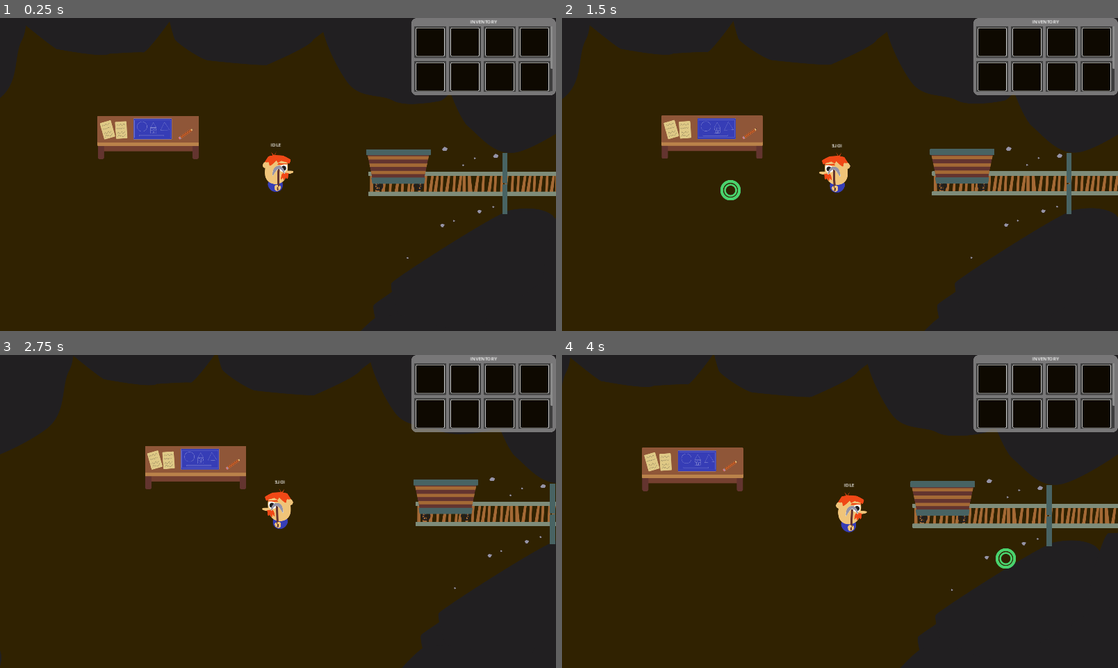
Above: before the commit, frames 1-4 (two rows, left to right).
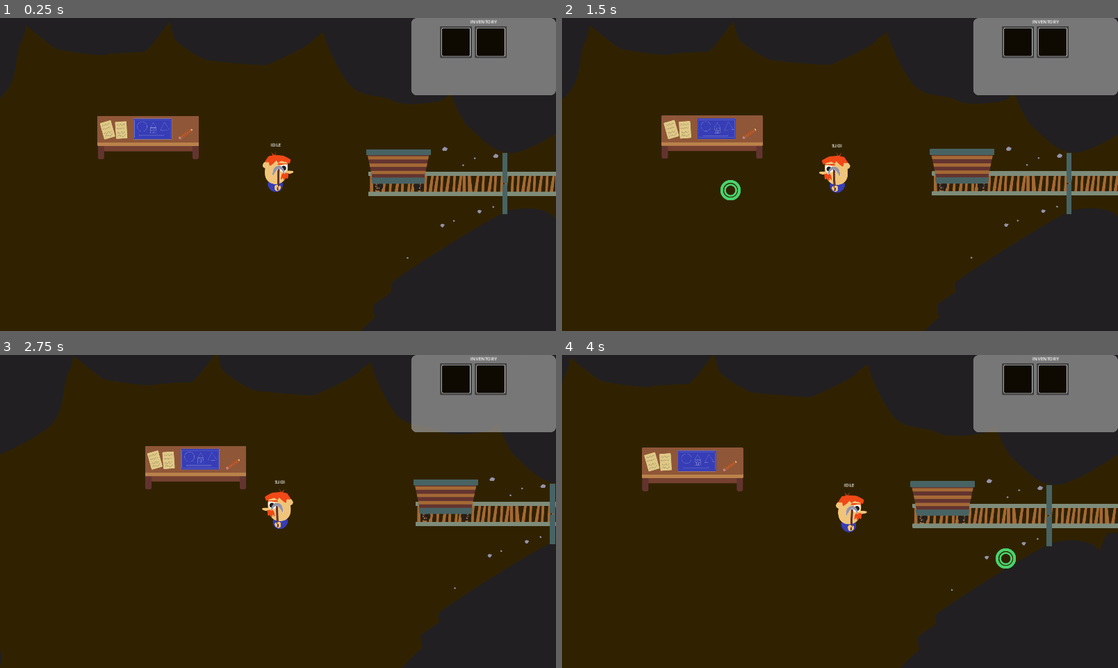
Above: after the commit, the same moments.

Repository: mathew-tran/Excavation
Game: Godot game, scene res://Scene/Hub.tscn
Same seed, same stepped clock (60 frames per second), same inputs: the game is played once before the commit and once after it.
Inputs (mouse positions are in pixels of both pictures, inside the frame that each line leads up to):
- Up to frame 1 (0.25 s): no input
- Up to frame 2 (1.5 s): tap Enter at 0.5 s; move the mouse to (962, 158) at 0.52 s; hold H (clear_data) 0.53-1.28 s; tap Space at 1.25 s; move the mouse to (728, 190) at 1.27 s; click (728, 190) at 1.35 s
- Up to frame 3 (2.75 s): move the mouse to (333, 442) at 2.02 s; hold Right mouse button (right_click) from 2.03 s (still down)
- Up to frame 4 (4 s): move the mouse to (812, 574) at 2.77 s; release Right mouse button (right_click) at 2.78 s; tap H (clear_data) at 2.85 s; tap Enter at 3.5 s; move the mouse to (1006, 558) at 3.52 s; press the mouse at (1006, 558) at 3.53 s

The runs differ from the first frame. In frame 1, 3.9% of the frame differs, in the area x 74-100%, y 2-24%; in frame 2, 3.9%; in frame 3, 3.9%; in frame 4, 3.9%.

Commit message:
fix issue where item is not checked if exist before put in, causing multiple slots with same item type, also stop dropped material from following, if inventory cannot hold it

Diff:
--- a/Data/Crafts/Main/001_Main.tres
+++ b/Data/Crafts/Main/001_Main.tres
@@ -1,7 +1,7 @@
 [gd_resource type="Resource" script_class="CraftResource" load_steps=9 format=3 uid="uid://bt2xhur8il26r"]
 
 [ext_resource type="Script" path="res://Data/Crafts/CraftRequirement.gd" id="1_dnhq7"]
-[ext_resource type="Resource" uid="uid://cv5blbplmpe3x" path="res://Data/Materials/001_Stone.tres" id="2_3eoao"]
+[ext_resource type="Resource" uid="uid://buioxgbfobljq" path="res://Data/Materials/003_Iron.tres" id="2_qll3o"]
 [ext_resource type="Script" path="res://Data/Crafts/CraftReward.gd" id="3_lkkn3"]
 [ext_resource type="Resource" uid="uid://b6xc6s5nw67hj" path="res://Data/Entitlements/Mining/MINING_SPEED_1.tres" id="4_dypwo"]
 [ext_resource type="Script" path="res://Data/Crafts/CraftReward_Entitlement.gd" id="4_hkp5i"]
@@ -9,8 +9,8 @@
 
 [sub_resource type="Resource" id="Resource_3srxr"]
 script = ExtResource("1_dnhq7")
-MaterialType = ExtResource("2_3eoao")
-MaterialAmount = 3
+MaterialType = ExtResource("2_qll3o")
+MaterialAmount = 6
 
 [sub_resource type="Resource" id="Resource_wysy4"]
 script = ExtResource("4_hkp5i")
--- a/Scripts/DroppedMaterial.gd
+++ b/Scripts/DroppedMaterial.gd
@@ -8,6 +8,7 @@
 var Progress = 0
 
 var bMagnetized = false
+var bCanBeMagnetized = true
 
 func _ready():
 	$Timer.wait_time = randf_range(.3, .6)
@@ -23,6 +24,8 @@
 		Velocity *= -1
 
 func Magnetize():
+	if bCanBeMagnetized == false:
+		return
 	if bMagnetized == false:
 		$MagnetizedTimer.start()
 		bMagnetized = true
@@ -44,9 +47,13 @@
 	if bCanPickup == false:
 		return
 	bCanPickup = false
-	Finder.GetInventory().AddItem(MaterialDrop, 1)
-
-	queue_free()
+	if Finder.GetInventory().CanAddItem(MaterialDrop):
+		Finder.GetInventory().AddItem(MaterialDrop, 1)
+		queue_free()
+	else:
+		bMagnetized = false
+		$MagnetizedTimer.stop()
+		bCanBeMagnetized = false
 
 func _on_area_2d_area_entered(area):
 	PickupItem()
--- a/Scripts/Player/Inventory.gd
+++ b/Scripts/Player/Inventory.gd
@@ -2,7 +2,7 @@
 
 class_name Inventory
 
-var MaxItemAmount = 12
+var MaxItemAmount = 2
 
 var Items : Array[InventorySlot]
 
@@ -70,20 +70,43 @@
 func GetItems():
 	return Items
 
-func CanAddItem():
-	return true
+func HasFreeSlots():
+	for item in Items:
+		if item.ItemType == null:
+			return true
+	return false
+
+func CanAddItem(ItemType: MaterialResource):
+	if CheckItemInSlot(ItemType) != -1:
+		return true
+
+	if HasFreeSlots():
+		return true
+
+	return false
+
+func CheckItemInSlot(ItemType: MaterialResource) ->int :
+	for index in range(0, len(Items)):
+		if Items[index].ItemType == ItemType:
+			return index
+	return -1
 
 func AddItem(ItemType : MaterialResource, amount):
-	for item in Items:
-		if item.ItemType == ItemType:
-			item.Amount += amount
-			item.Update.emit()
-			break
-		elif item.ItemType == null:
-			item.ItemType = ItemType
-			item.Amount = amount
-			item.Update.emit()
-			break
+
+	var existingSlot = CheckItemInSlot(ItemType)
+	if existingSlot == - 1:
+		for index in range(0, len(Items)):
+			if Items[index].ItemType == null:
+				Items[index].ItemType = ItemType
+				Items[index].Amount = amount
+				Items[index].Update.emit()
+				break
+
+	else:
+
+		Items[existingSlot].Amount += amount
+		Items[existingSlot].Update.emit()
+
 	AddItemAttempt.emit()
 	SaveManager.Save()
 	var instance = load("res://Prefabs/UI/PickupText.tscn").instantiate()
